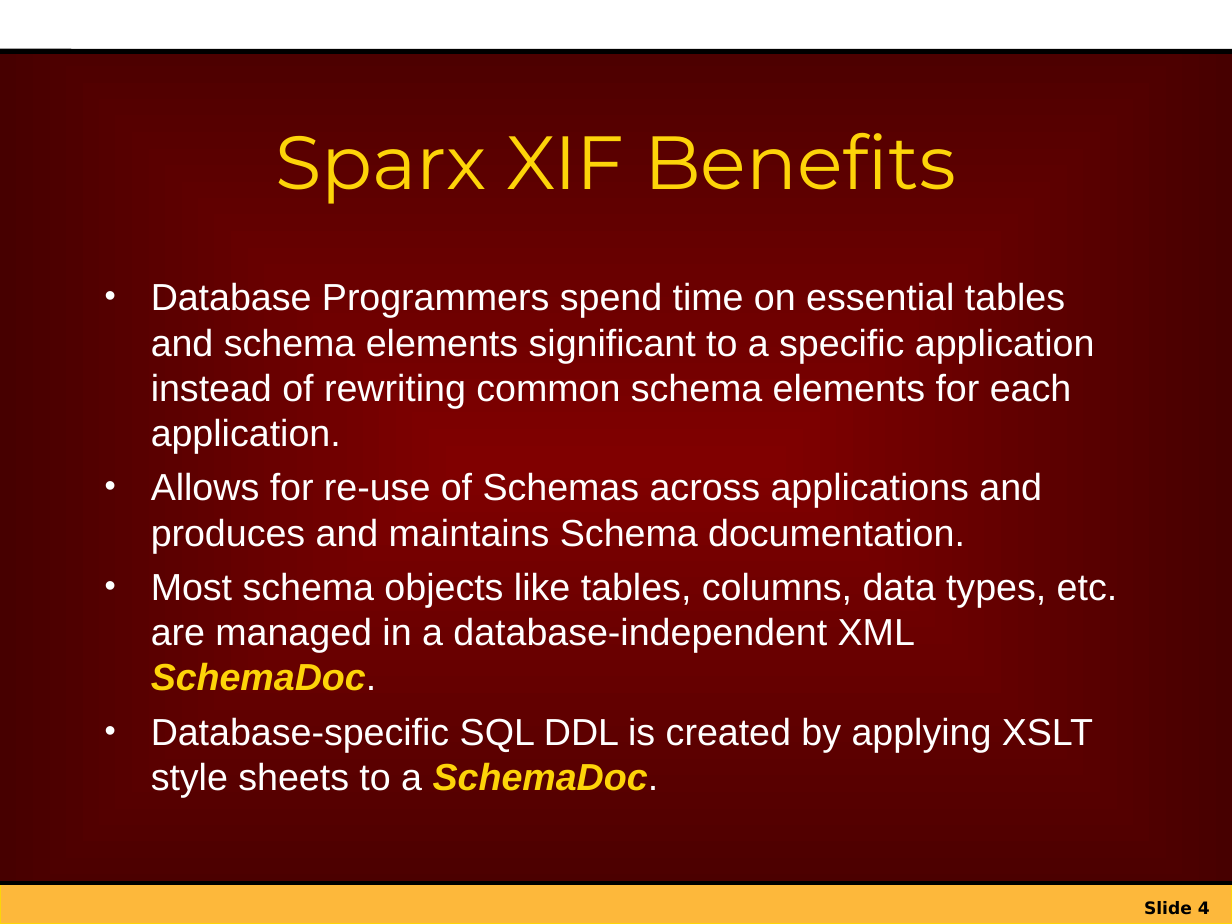
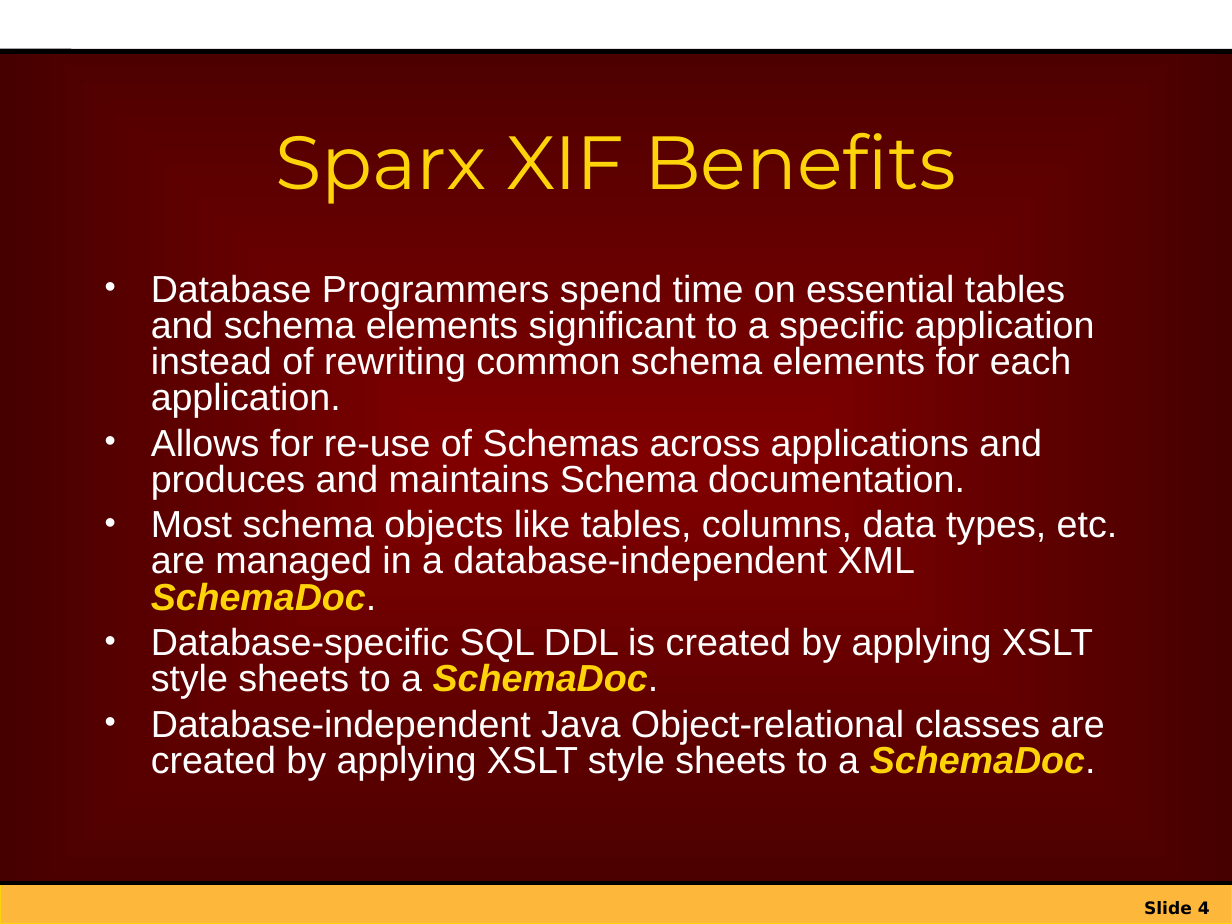
Before and after one commit to netspective/sparx-2001, a slide deck: slide 4 of Framework/web-shared/docs/project/Introduction_to_Sparx_XIF.ppt. Drawn at 1232x924 pixels with LibreOffice and Linux fonts; fonts in the diff are those of the drawing; background and template pictures are left out. Boxes give left, top, right and bottom in pixels: in the first picture for what was removed or moved away, otherwise in the second. Text is boxed around its words. In the diff, an @@ line names an element or a change of style, - is before the commit and + after.

Commit message:
Added some introductory information on the new Java OR mapping features.

```diff
--- a/Framework/web-shared/docs/project/Introduction_to_Sparx_XIF.ppt
+++ b/Framework/web-shared/docs/project/Introduction_to_Sparx_XIF.ppt
@@ text at bbox=[151, 274, 1118, 699]: line spacing 1 to 0.8 @@
@@ text at bbox=[151, 709, 1104, 780]: paragraph added @@
+• Database-independent Java Object-relational classes are created by applying XSLT style sheets to a SchemaDoc.
```
Also in this commit, not shown: 6 other slides changed, 6 slides added.
